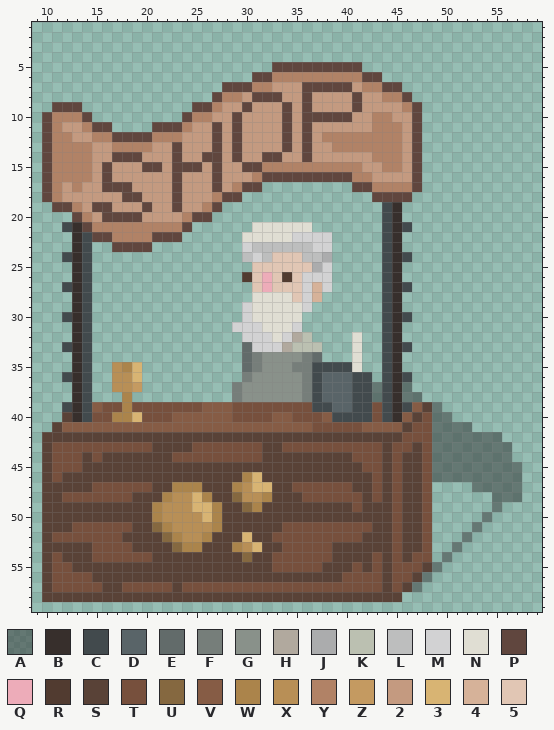
Two states of a pixel-art file, tools/src/Merchant_shop.aseprite. Above: the version before the commit.
64x64 pixels, 1 frame. Colours within 5 levels of each other are drawn and written as one. Shown: x 9..59, y 1..59.
Visible layers, top first: "Layer 6", "Layer 7", "Layer 5", "Layer 10", "Layer 9", "Layer 3", "Layer 4", "Layer 8".
Palette (. is transparent): A #2f2f2f7d  B #372f2c  C #424a4d  D #596468  E #626b6a  F #767e7a  G #89918a  H #b1a99e  J #abacad  K #bbc0b1  L #bdbebe  M #d2d2d3  N #e0ded3  P #60463e  Q #edacb9  R #513b30  S #594237  T #77503d  U #856840  V #865c45  W #ab844b  X #b88f56  Y #b18266  Z #c49a61  2 #c49a80  3 #d8b473  4 #d6b299  5 #e1c6b4
Pixels before (only the part around the change), first column x 9:
 1 ...................................................
 2 ...................................................
 3 ...................................................
 4 ...................................................
 5 ........................PPPPPPPPP..................
 6 ......................PPYYYYYYYYYPP................
 7 ...................PPPYY222PPPPP2YYPP..............
 8 ..................PYY2PPP22P2222P22YYP.............
 9 ..PPP...........PPY22P222P2P2222P2222YP............
10 .PYYYP.........PYY22P2222P2PPPPP22YY22P............
11 .PY22YPP....PPPY22P2P2222P2P222222YYY2P............
12 .PYY22YYPPPPYYY222P2P2222P2P2YYYYYYYY2P............
13 .PYYYY22YYYY22P222P2P2222P2P22YYYYYYY2P............
14 .PYYYY22PPP222P22PP2P22PP22P222222YYY2P............
15 .PYYYY2P222PP2PPP2P22PPYYYYYYYYYY22YY2P............
16 .PYYYY2P222222P222P222YPPPPPPPPPYY2222P............
17 .PY2Y22PPP2222P222P2YPP.........PPYYYYP............
18 .PY222222PP222P222YPP.............PPPP.............
19 ..PPY2PP222P22P22YP................CB..............
20 ....PY2PPPP2222YPP.................CB..............
21 ...CBPYYYYYYYYYP......NNNNNN.......CBC.............
22 ....BCPPYYYYPPP......NNNNNMMMM.....CB..............
23 ....BC..PPPP.........MLLLLLLMM.....CB..............
24 ...CBC...............LML555LLJ.....CBC.............
25 ....BC................555555JM.....CB..............
26 ....BC...............R5Q5R5MMM.....CB..............
27 ...CBC................5Q555M4M.....CBC.............
28 ....BC................NNNN5M4......CB..............
29 ....BC...............MNNNNNM.......CB..............
30 ...CBC...............MNNNNN........CBC.............
31 ....BC..............MMMNNNM........CB..............
32 ....BC...............MMMNMHK....N..CB..............
33 ...CBC...............EMMMHKKK...N..CBC.............
34 ....BC...............EFGGGGFE...N..CB..............
35 ....BC..XW3..........EFGGGFFCCCCN..CB..............
36 ...CBC..XX3..........FGGGGGFCDDDCC.CBC.............
37 ....BC..XXZ.........FGGGGGGFCDDDCCACBA.............
38 ....BC...W..........FGGGGGGFCDDDCCACBAA............
39 ...CBCVTTWTTTTTTTVVVTTTTTTTTCCDDCCTCBCVSA..........
40 ...SBCTTWW3TTTVVVVVVTTTTVVTTTVCCCCTCBVSTAA.........
41 ..SVVVVVVVVVVVVVVVVVVVVVVVVVTTTTTVVVVSTTAAAA.......
42 .SSSSSSSSSSSSSSSSSSSSSSSSSSSSSSSSSSSSTTTAAAAAAA....
43 .STTTTTTTTTTSSSSTTTTTTTSSTTTTTTTTTTSTTSTAAAAAAAA...
44 .STTTSTSSSSSSSTTTTTTTTTSSSSSSSSSTTTSTSSTAAAAAAAA...
45 .STTTSSSSSSSSSSSSSSSSSSSSSSSSSSSSTTSTSSTAAAAAAAAA..
46 .STSSSSSSSSSSSSSSSSSSW3SSSSSSSSSSSTSTSSTAAAAAAAAA..
47 .SSSSSTTTTTTSSWWWSSSWX33SSTTTTTTSSTSTSST....AAAAA..
48 .SSTTTTTTTSSSWXX3WSSUXXWSSSTTTTTTSTSTSST......AAA..
49 .SSSSSSSSSSSWXXX33WSSUWSSSSSSSSSTSSSTSST......A....
50 .SSSSSSSSSSSWXXXX3WSSSSSSSSSSSSSSSSSTSST.....A.....
51 .SSSTTTTTTSSUWXXXXWSSSSSSTTTTTTTTTSSTSST....A......
52 .STTTTTTTSSSSUWXXWSSS3SSTTTTTTTTTSSSTSST...A.......
53 .SSSSSTTTTSSSSUWWSSSWX3SSTTTTTSSSSSSTSST..A........
54 .STSSSTTTTTTSSSSSSSSSUSSTTTTTTSSSSTSTSTT.A.........
55 .STTSSSSSSSSSSSSSSSSSSSSTTTTTSSSTSTSTTTSA..........
56 .STTTTSSSSSSSSSSSSSSSSSSSSSSSSSTTTTSTTSA...........
57 .STTTTTSSTTTTTSTTTTTTTTTTTTTTTTTTTTSTSA............
58 .SSSSSSSSSSSSSSSSSSSSSSSSSSSSSSSSSSSS..............
59 ...................................................
After:
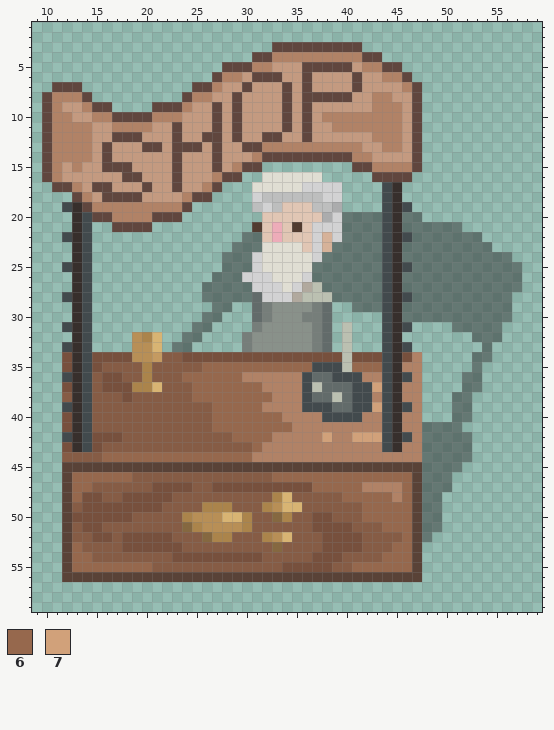
Colours new in this view: 6 #96684d  7 #d1a17a
Difference:
layer "Layer 11" added
layer "Layer 8" removed
Changed rows in their new state; - is an unchanged pixel.
first column x 10:
 3 -----------------------PPPPPPPPP----------------
 4 ---------------------PPYYYYYYYYYPP--------------
 5 ------------------PPPYY222-----2YYPP------------
 6 -----------------PYY2--P22P2222P22YYP-----------
 7 -PPP-----------PPY22-22-P--2222P2222YP----------
 8 PYYYP---------PYY22P-222P--PPPP2-Y-22P----------
 9 PY22YPP----PPPY22P-P2----------2-YYY2-----------
10 ---22YYPPPPYYY222P---------2YYYYY--Y------------
11 --YY-22YYYY22-2--------------YYYY---------------
12 ---YY22---222P--P-----PP2---22222---------------
13 ------P222PP--PP---2PPYYYYYYY---22--------------
14 ------P222------2--2-Y--PP-PPPPYY222------------
15 --2-2--PP-22--22---Y--.........PPY--Y-----------
16 --222-2-PP-------YPP..NNNNNN.....PPPP.----------
17 .PP--P-22-P-----Y-...NNNNNMMMM-...CB..----------
18 ...PY-PP-----2YPP...-MLLLLLLMM---.CB.-----------
19 -.CBPYYYYYYYYYP...---LML555LLJ------C-----------
20 ---BCP-YYYYPPP...-----555555JMAAAA--AA----------
21 --.-C..PPPP....------R5Q5R5MMMAAAA--AAAAAA------
22 --C--.........------AA5Q555-4MAAAA--CAAAAAAA----
23 -------....--------AAANNNN5-4AAAAA--AAAAAAAAA---
24 --.---------------AAA-NNNNNMAAAAAA--AAAAAAAAAAA-
25 --C---------------AAAMNNNNNAAAAAAA--CAAAAAAAAAAA
26 -----------------AAAMMMNNN-AAAAAAA--AAAAAAAAAAAA
27 --.-------------AAAAAMMMNMHKAAAAAA--AAAAAAAAAAAA
28 --C-------------AAAAAEMMMHKKKAAAAA--CAAAAAAAAAA-
29 -----------------AA-.EFGGGGFE--AAA--AAAAAAAAAAA-
30 --.-------------AA--.EFGGGFFE-------AAAAAAAAAAA-
31 --C------------AA--..FGGGGGFE-K-----C----AAAAA--
32 ---------XW3--AA----FGGGGGGFE-K.-----------AAA--
33 ---------XX3-AA-----FGGGGGGFE-K.------------A---
34 --T--TTTTXXZVVTTTTTTTTTTTTTTTTKTTT--TY-----AA---
35 --T--TVVVVWVVVVV66666666666---K666--YY-----A----
36 -----VTTVVWVVV666666YYYYYYCEECC-YY---Y----AA----
37 --T--VTTTWW3VVV6666666YYYYCKEEE--7--YY----AA----
38 --V--VVVTVVVVVV66666666YYYCEEKE--Y--YY---AA-----
39 ------VVVVVVVVVV-66666YYYYC--EE--7---Y..-AA-----
40 --T--VVVVVVVV----6666666YYYYC---YY--YY...AA-----
41 -.TBC------------66666666YYYYYYYYYCBYYA---.-----
42 ..CBCTTTVVVVVVVVVVV6666YYYYY7YY777CBCYA----...--
43 ..-BC-VVVVVVVVVVVVVVV6YYYYYYYYYYYYCBYYA----....-
44 ..VVVV666666666666666YYYYYYYYYYYYYYYYYA----....-
45 ..SS----------------------------SS-S--A---......
46 ..-666666VVVVVVVVVVVVVV66666666666666-A--.......
47 ..-66VVVVVVTTTTVVTTTTTTTT--66666YYYY6-AAA--.....
48 ..S6--VV-TTTTVVVVVVVVVVW3VVVVV66666Y6-AA-----...
49 ..-VTTTTTTTTVVVVW-WVVVWX33VVVVVV66666-AA-----.--
50 ..-TTTTTTVVVVVW-XX33WVVUWVVTTVVV66666-AA----.---
51 ..-V--VVVVVVVVUW-XXXWVVVVVV----VVV666-AA---.----
52 ..SVV--VTTTTTVVVUWWVVVWX3VVV----VVVV6-A---.-----
53 ..-6VVVV-TTTTTVVVVVVVVVUVVVV-TTTVVV66-.--.------
54 ..-66VVVVVVVVTTTTTTTTTVVVVV--TVVVV666S.-.-------
55 ..S66666666VVVVVVVVVVVVV----TVV666666S..--------
56 ..SSS-------------------------SSSS-SS-.---------
57 ......................................----------
58 ....................................------------
